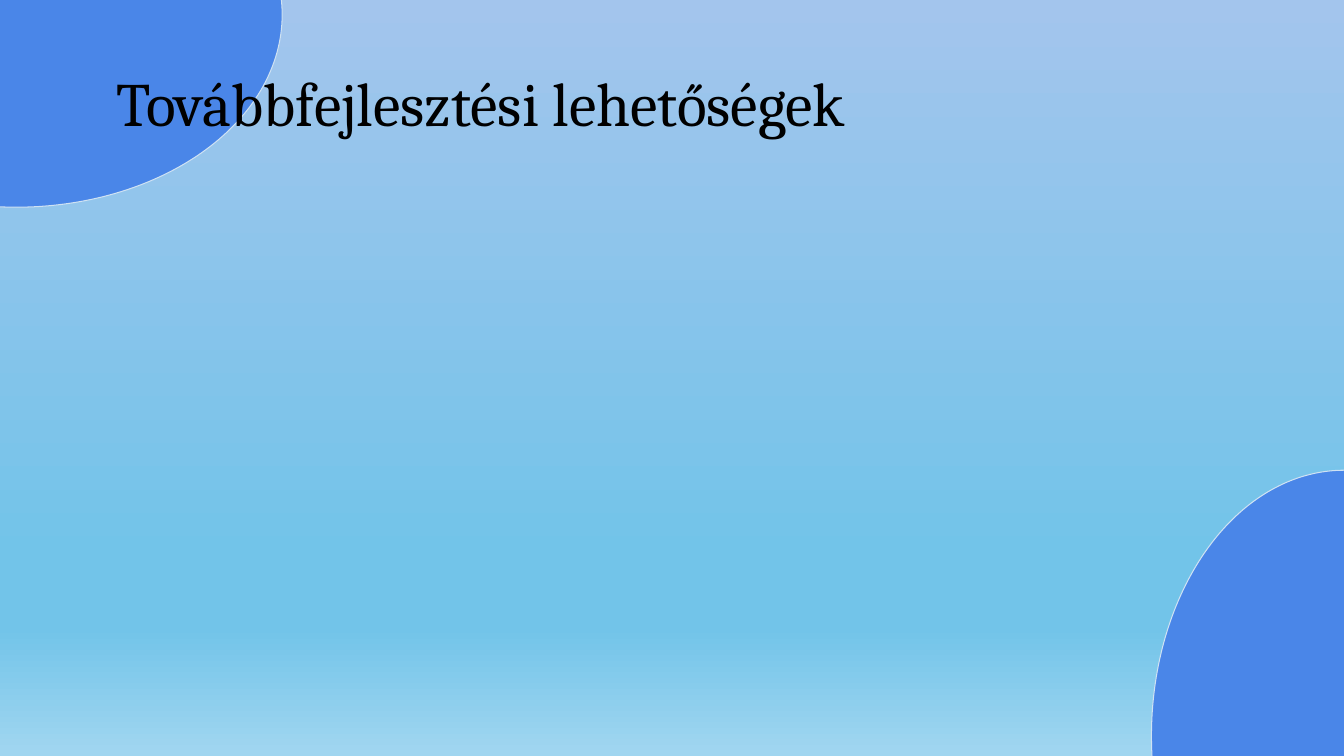
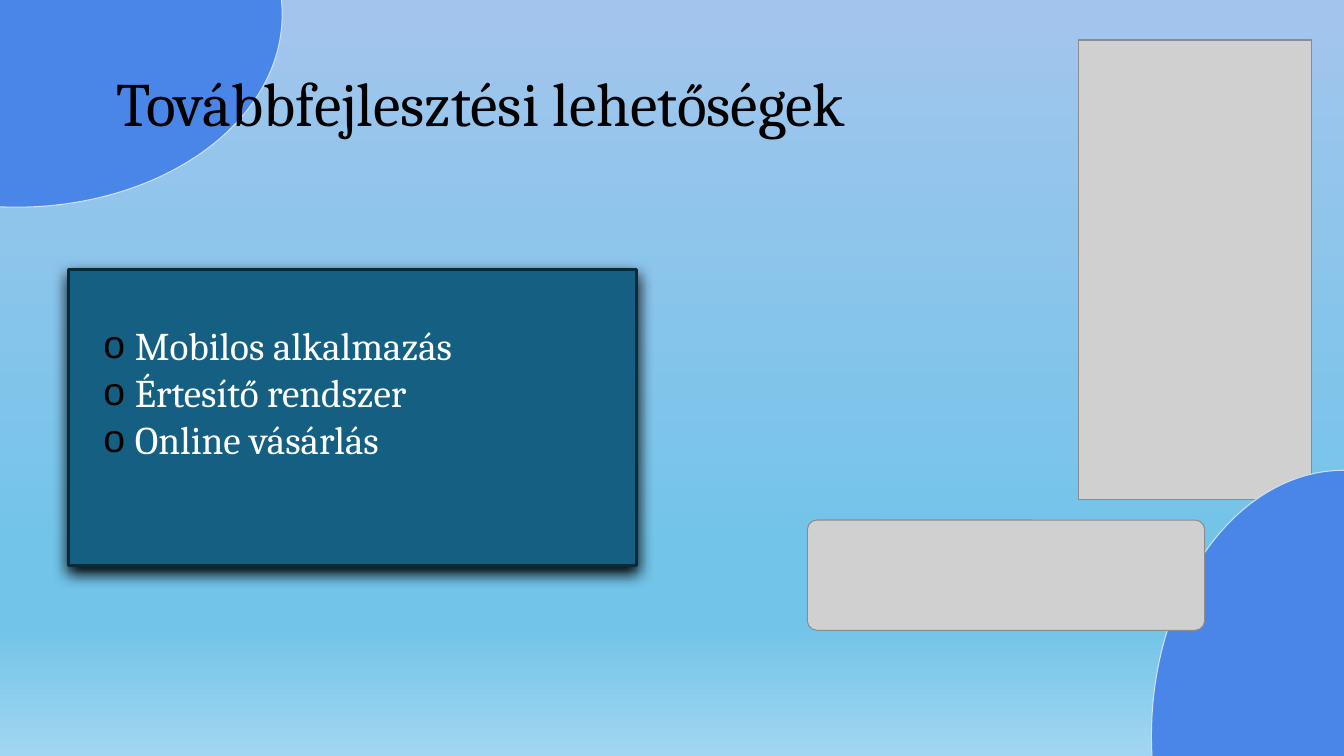
Before and after one commit to nagyls/13_S2_5_vizsgaremek, a slide deck: slide 13 of dokumentumok/Prezentáció_NagyLevedSamuel_TothTamas.pptx (slide 12 before the commit). Drawn at 1344x756 pixels with LibreOffice and Linux fonts; fonts in the diff are those of the drawing; grey boxes stand for pictures. Boxes give left, top, right and bottom in pixels: in the first picture for what was removed or moved away, otherwise in the second. Text is boxed around its words. In the diff, an @@ line names an element or a change of style, - is before the commit and + after.

```diff
--- a/dokumentumok/Prezentáció_NagyLevedSamuel_TothTamas.pptx
+++ b/dokumentumok/Prezentáció_NagyLevedSamuel_TothTamas.pptx
@@ picture added at (1079,40,1312,500) @@
@@ rectangle added at (69,270,637,567), fill #156082, outline #092A39 2 pt @@
@@ text added at (135,332,452,455), 28 pt, text #FFFFFF @@
+o Mobilos alkalmazás
+o Értesítő rendszer
+o Online vásárlás
@@ picture added at (808,520,1205,630) @@
```
Also in this commit, not shown: 4 other slides changed, 2 slides added, 1 slide removed.
